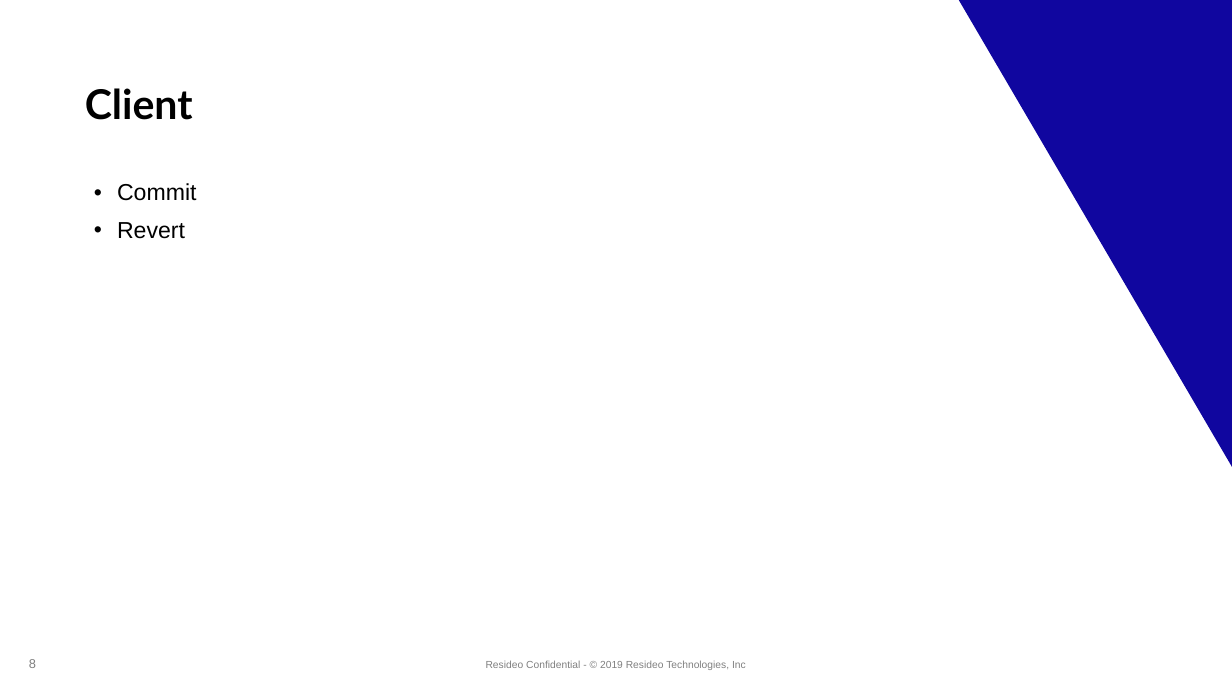
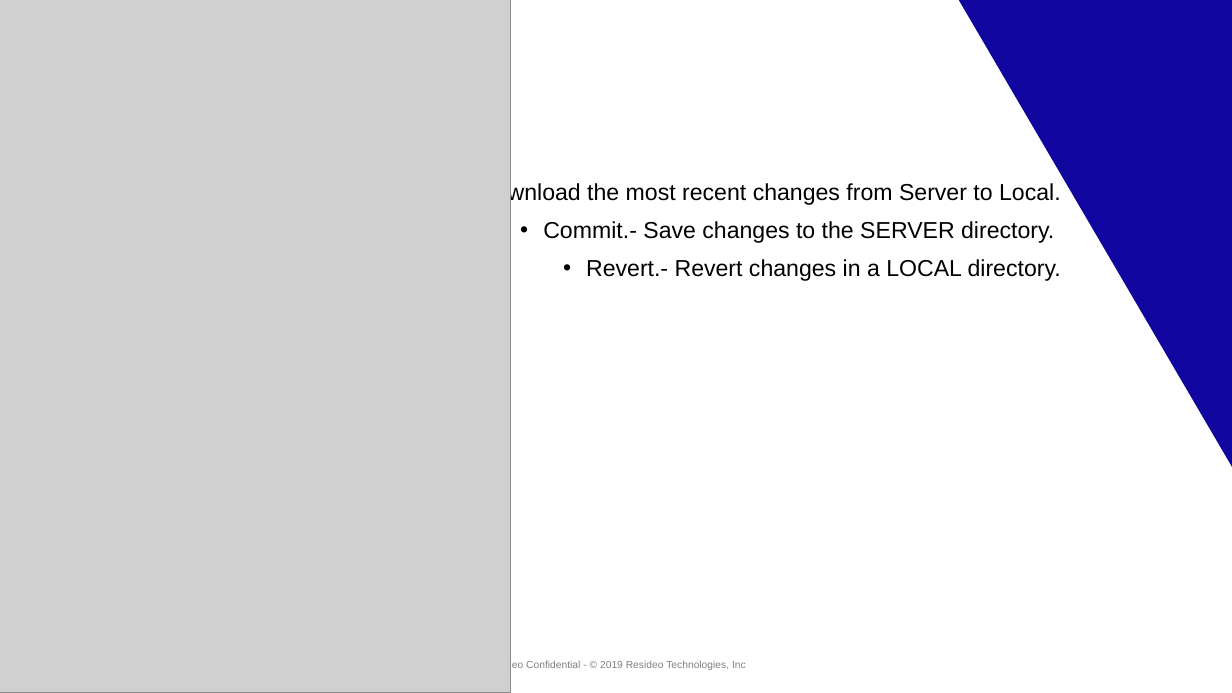
Before and after one commit to taraalma/00_Semestrei_IntroVCS, a slide deck: slide 9 of Documents/Version Control System.PPTX. Drawn at 1232x693 pixels with LibreOffice and Linux fonts; fonts in the diff are those of the drawing; grey boxes stand for pictures; background and template pictures are left out. Boxes give left, top, right and bottom in pixels: in the first picture for what was removed or moved away, otherwise in the second. Text is boxed around its words. In the diff, an @@ line names an element or a change of style, - is before the commit and + after.

```diff
--- a/Documents/Version Control System.PPTX
+++ b/Documents/Version Control System.PPTX
@@ picture added at (x1=0, y1=0, x2=510, y2=693) @@
@@ text at (x1=478, y1=182, x2=1061, y2=281): text changed @@
-• Commit
-• Revert
+• Update.- Download the most recent changes from Server to Local.
+• Commit.- Save changes to the SERVER directory.
+• Revert.- Revert changes in a LOCAL directory.
@@ page number removed at (x1=29, y1=659, x2=36, y2=668) @@
-8
```
Also in this commit, not shown: 2 other slides changed.
